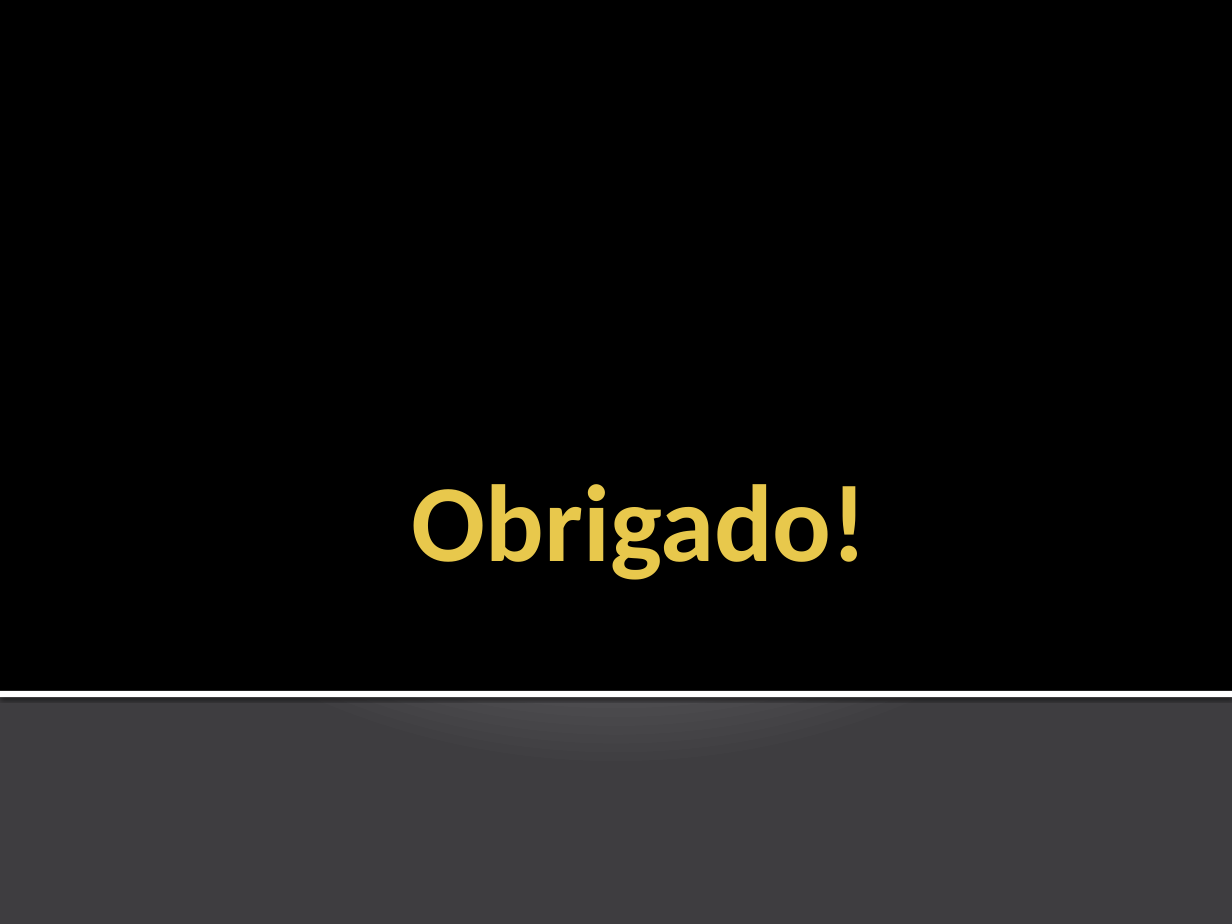
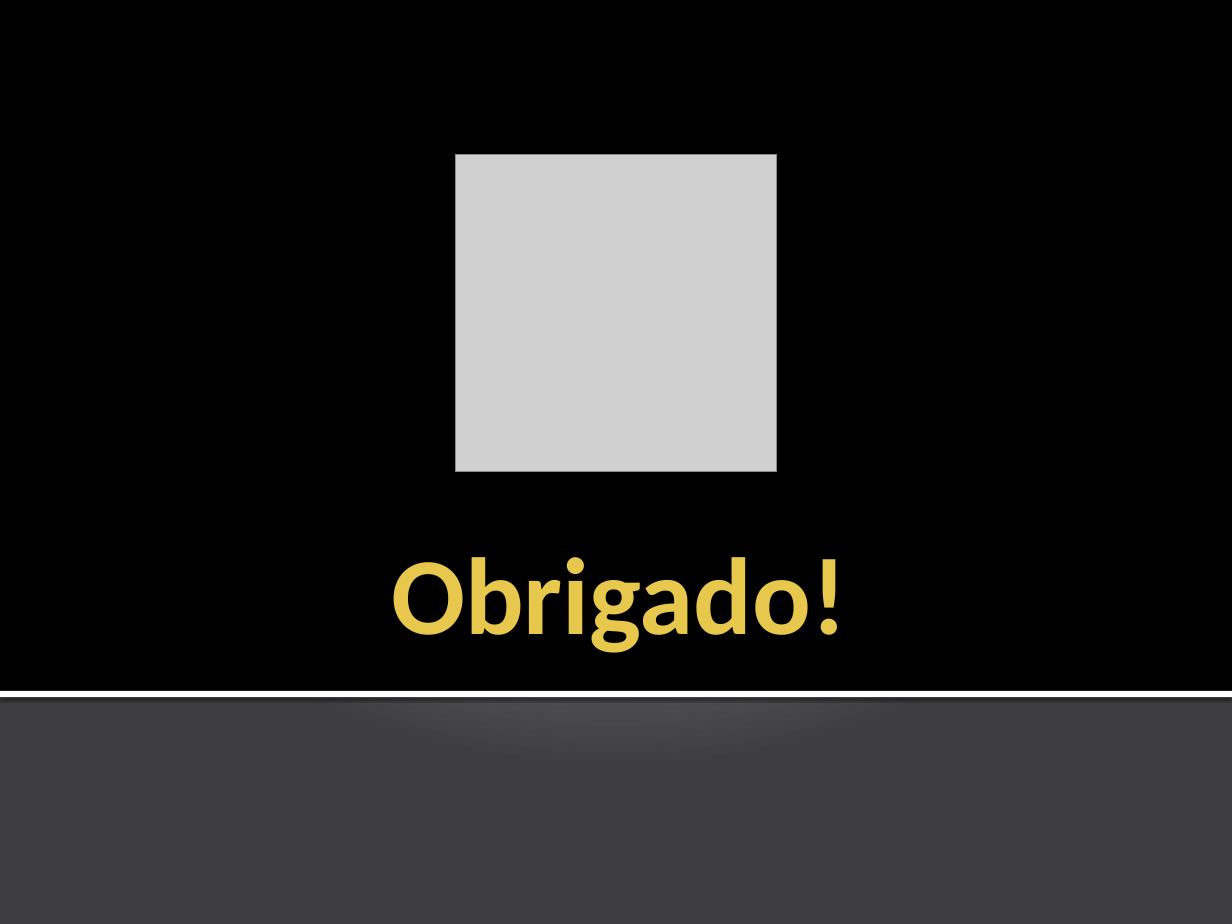
Before and after one commit to fchirigati/rota, a slide deck: slide 11 of Documentação/Especificação de Requisitos de Software/Apresentação.pptx (slide 15 before the commit). Drawn at 1232x924 pixels with LibreOffice and Linux fonts; fonts in the diff are those of the drawing; grey boxes stand for pictures. Boxes give left, top, right and bottom in pixels: in the first picture for what was removed or moved away, otherwise in the second. Text is boxed around its words. In the diff, an @@ line names an element or a change of style, - is before the commit and + after.

```diff
--- a/Documentação/Especificação de Requisitos de Software/Apresentação.pptx
+++ b/Documentação/Especificação de Requisitos de Software/Apresentação.pptx
@@ picture added at box(456, 155, 776, 472) @@
@@ title "Obrigado!": place and size @@
-title "Obrigado!" at box(412, 484, 867, 580)
+title "Obrigado!" at box(391, 557, 846, 653)
```
Also in this commit, not shown: 4 other slides changed, 6 slides added, 10 slides removed.
